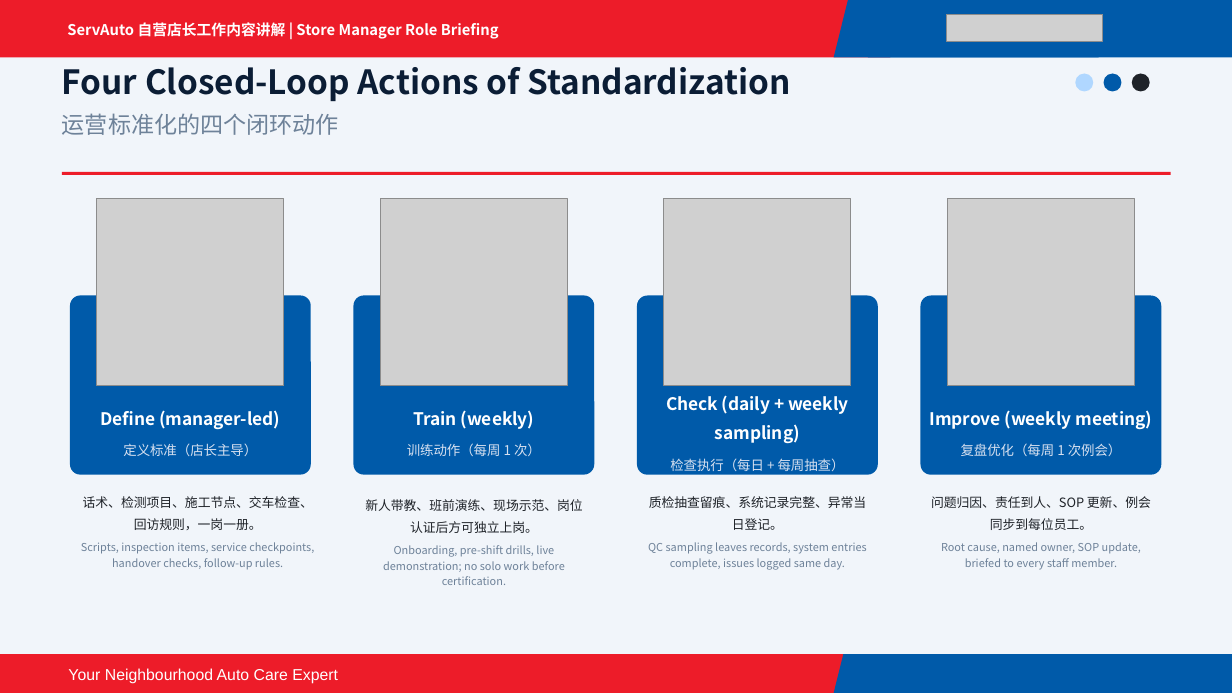
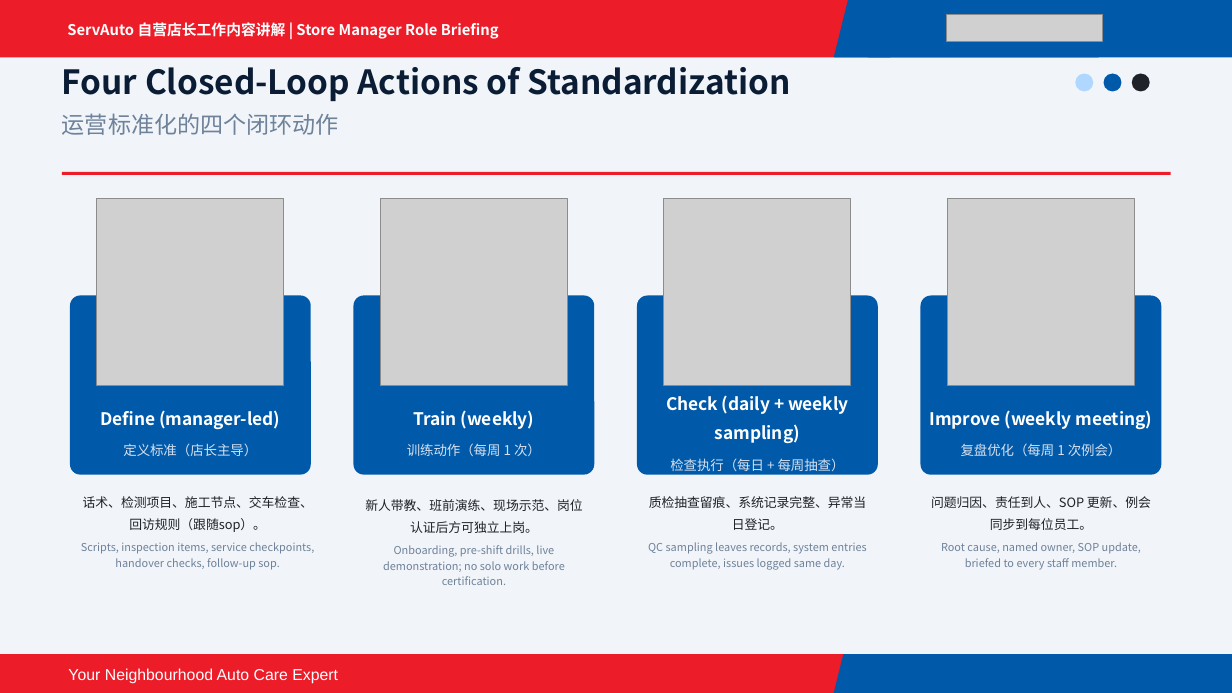
Before and after one commit to fangwei3322-hue/servauto-portal, a slide deck: slide 4 of public/files/training/store-manager-01-operational-standardization.pptx. Drawn at 1232x693 pixels with LibreOffice and Linux fonts; fonts in the diff are those of the drawing; grey boxes stand for pictures. Boxes give left, top, right and bottom in pixels: in the first picture for what was removed or moved away, otherwise in the second. Text is boxed around its words. In the diff, an @@ line names an element or a change of style, - is before the commit and + after.

Commit message:
Update manager and service advisor training decks

```diff
--- a/public/files/training/store-manager-01-operational-standardization.pptx
+++ b/public/files/training/store-manager-01-operational-standardization.pptx
@@ text at box(81, 496, 314, 570): text changed @@
-话术、检测项目、施工节点、交车检查、回访规则，一岗一册。
-Scripts, inspection items, service checkpoints, handover checks, follow-up rules.
+话术、检测项目、施工节点、交车检查、回访规则（跟随sop）。
+Scripts, inspection items, service checkpoints, handover checks, follow-up sop.
```
Also in this commit, not shown: 3 other slides changed, 1 other file.
